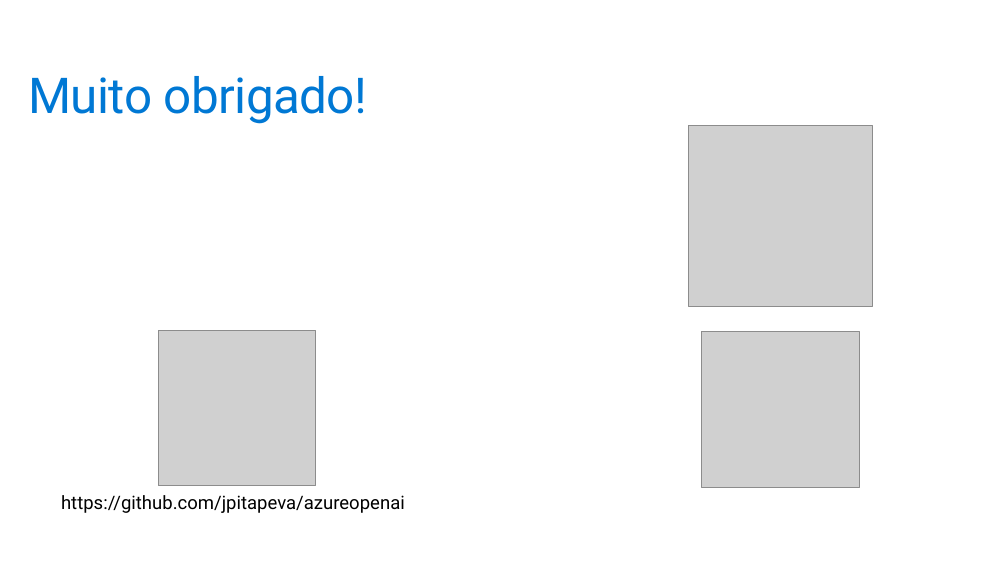
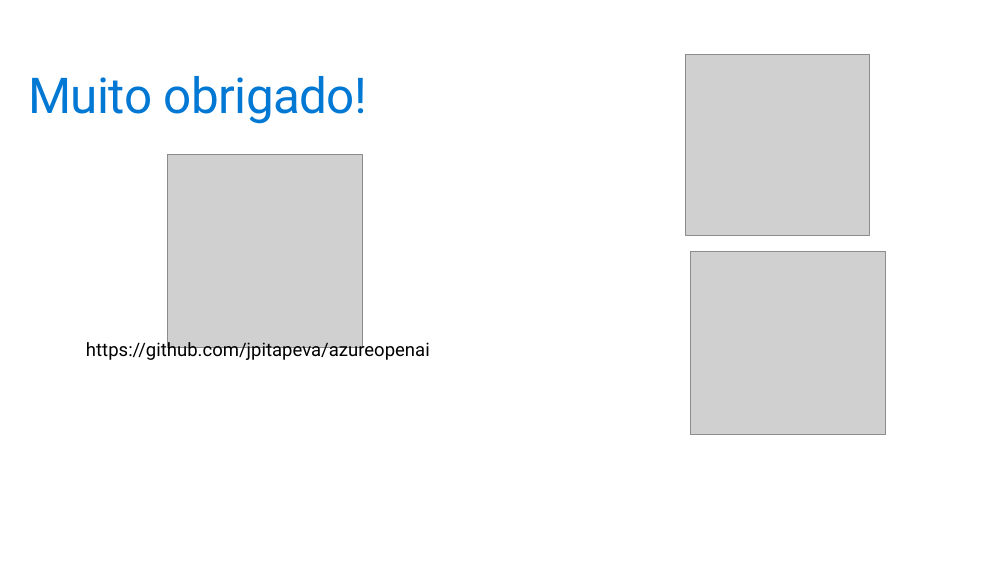
Before and after one commit to jpitapeva/azureopenai, a slide deck: slide 22 of AzureOpenAI.pptx (slide 24 before the commit). Drawn at 1008x567 pixels with LibreOffice and Linux fonts; fonts in the diff are those of the drawing; grey boxes stand for pictures; background and template pictures are left out. Boxes give left, top, right and bottom in pixels: in the first picture for what was removed or moved away, otherwise in the second. Text is boxed around its words. In the diff, an @@ line names an element or a change of style, - is before the commit and + after.

```diff
--- a/AzureOpenAI.pptx
+++ b/AzureOpenAI.pptx
@@ picture: place and size @@
-picture at (689,125,872,306)
+picture at (686,55,869,236)
@@ picture: place and size @@
-picture at (159,330,316,485)
+picture at (167,155,362,348)
@@ picture added at (690,251,886,434) @@
@@ text "https://github.com/jpitapeva/azureopenai": place and size @@
-text "https://github.com/jpitapeva/azureopenai" at (61,495,405,513)
+text "https://github.com/jpitapeva/azureopenai" at (86,339,430,360)
@@ picture removed at (702,331,860,487) @@
```
Also in this commit, not shown: 6 other slides changed, 2 slides removed.
